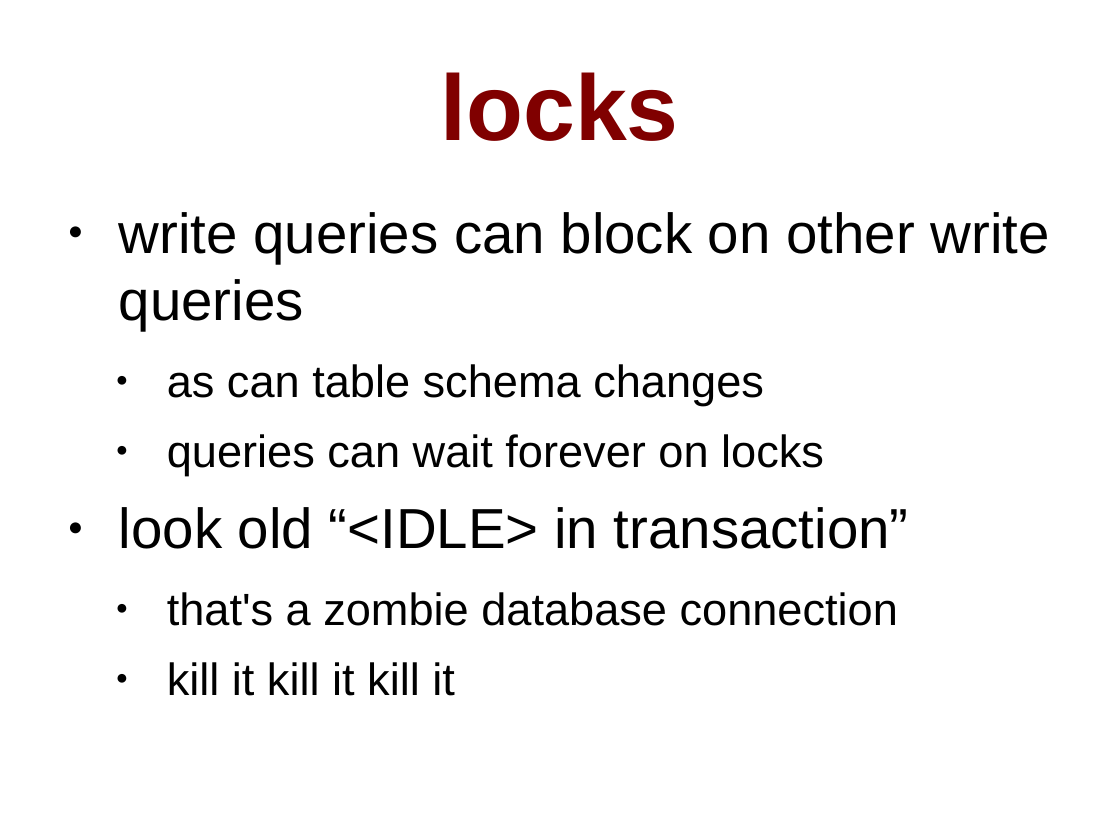
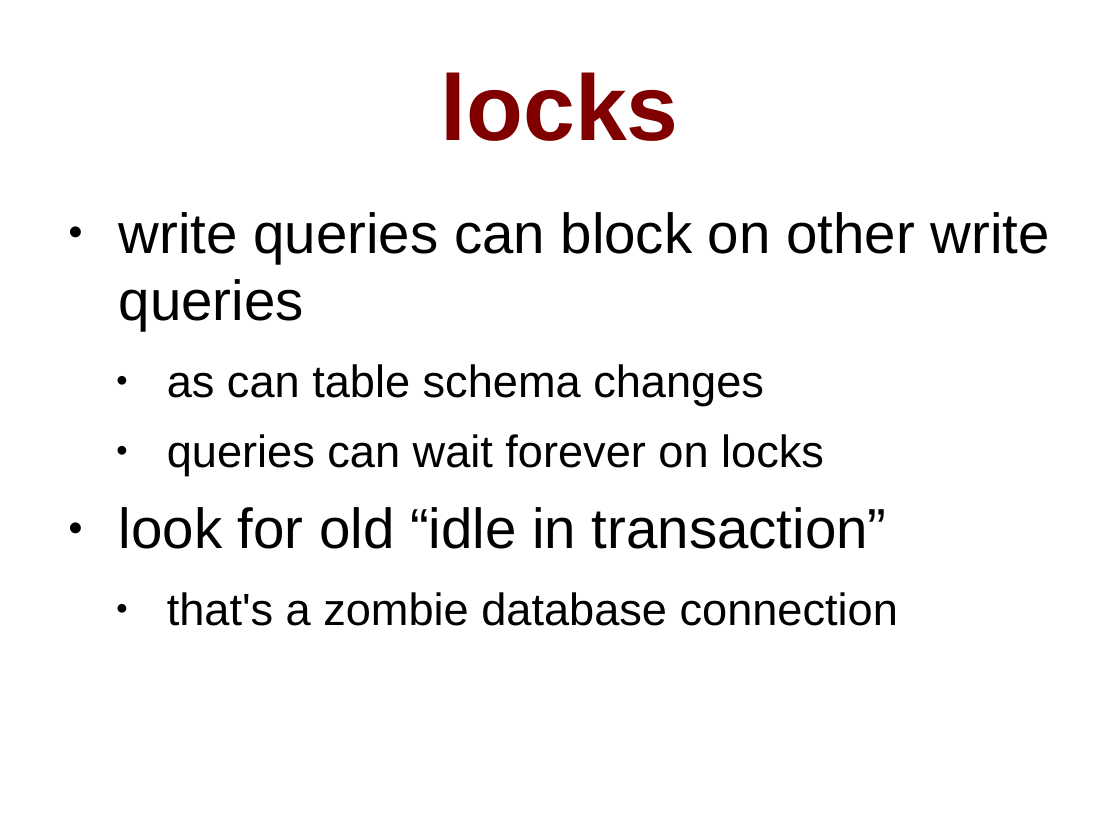
Before and after one commit to pgexperts/accidentalDBA, a slide deck: slide 153 of tutorial/accidental_dba_oscon.odp (slide 158 before the commit). Drawn at 1120x840 pixels with LibreOffice and Linux fonts; fonts in the diff are those of the drawing. Boxes give left, top, right and bottom in pixels: in the first picture for what was removed or moved away, otherwise in the second. Text is boxed around its words. In the diff, an @@ line names an element or a change of style, - is before the commit and + after.

```diff
--- a/tutorial/accidental_dba_oscon.odp
+++ b/tutorial/accidental_dba_oscon.odp
@@ text at [119,507,887,549]: text changed @@
-● look old “<IDLE> in transaction”
+● look for old “idle in transaction”
@@ text at [167,662,455,696]: paragraph removed @@
-  ● kill it kill it kill it
```
Also in this commit, not shown: 21 other slides changed, 6 slides added, 8 slides removed, 9 other files.
